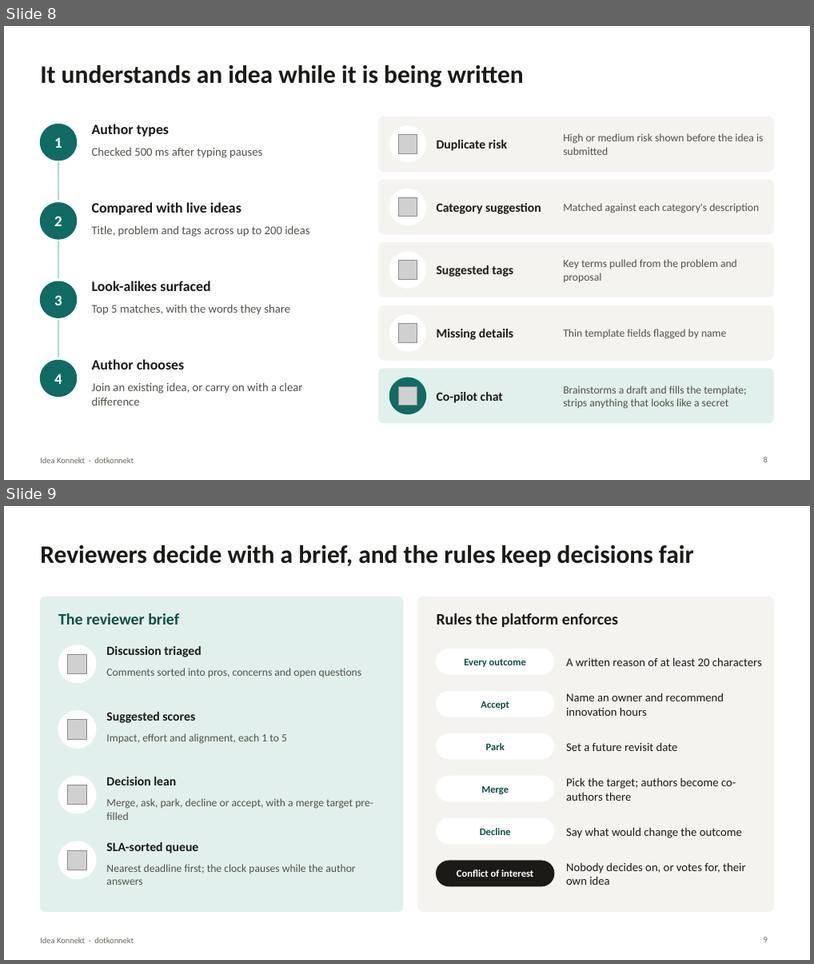
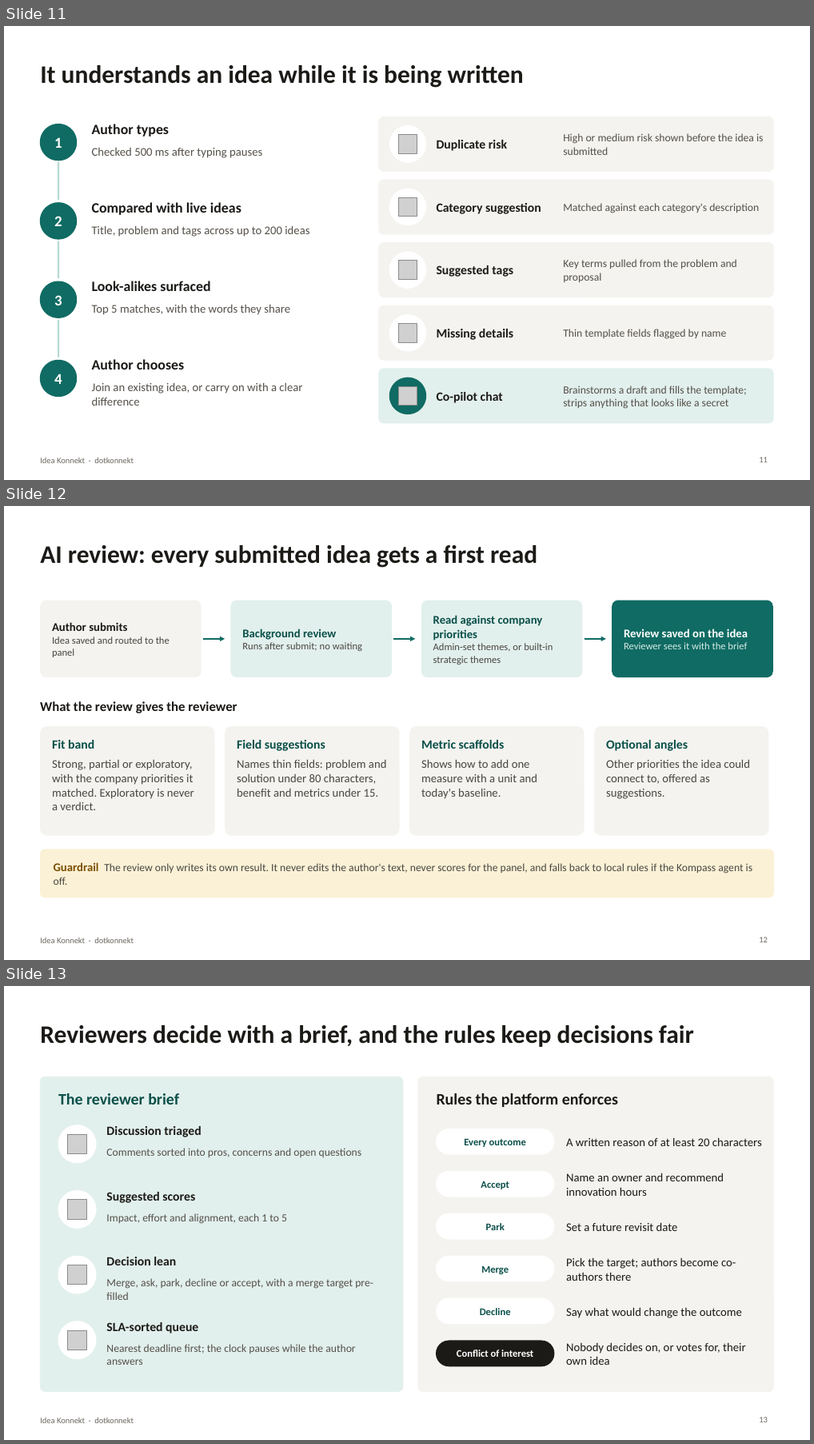
Before and after one commit to AmrithNiyogi/Idea-Hub, a slide deck: docs/project_docs/Idea_Konnekt_Demo.pptx. Shown one above the other, each under a label of ours: slides 8 and 9 before the commit, slides 11, 12 and 13 after it. The pictures are 814x964 and 814x1444 pixels, drawn with LibreOffice and Linux fonts; fonts in the diff are those of the drawing; grey boxes stand for pictures. Boxes give left, top, right and bottom in pixels: in the first picture for what was removed or moved away, otherwise in the second. Text is boxed around its words. In the diff, an @@ line names an element or a change of style, - is before the commit and + after.

Commit message:
fix(ppt): updated the idea konnekt ppt

```diff
--- a/docs/project_docs/Idea_Konnekt_Demo.pptx
+++ b/docs/project_docs/Idea_Konnekt_Demo.pptx
@@ slide 12 added at (x1=4, y1=506, x2=810, y2=960), background #FFFFFF; not listed: 1 template element that a slide beside it also shows @@
@@ title added at (x1=40, y1=545, x2=538, y2=568), 30 pt, text #1C1A17, bold @@
+AI review: every submitted idea gets a first read
@@ rounded rectangle added at (x1=40, y1=600, x2=202, y2=678), fill #F4F3EF, 12 pt, text #4A4742 @@
+Author submits
+Idea saved and routed to the panel
@@ rounded rectangle added at (x1=231, y1=600, x2=392, y2=678), fill #E2F0ED, 12 pt, text #4A4742 @@
+Background review
+Runs after submit; no waiting
@@ rounded rectangle added at (x1=422, y1=600, x2=583, y2=678), fill #E2F0ED, 12 pt, text #4A4742 @@
+Read against company priorities
+Admin-set themes, or built-in strategic themes
@@ rounded rectangle added at (x1=613, y1=600, x2=774, y2=678), fill #0F6B63, 12 pt, text #D6EAE6 @@
+Review saved on the idea
+Reviewer sees it with the brief
@@ arrow added from (203, 639) to (225, 639), #0F6B63 1.75 pt @@
@@ arrow added from (394, 639) to (416, 639), #0F6B63 1.75 pt @@
@@ arrow added from (585, 639) to (606, 639), #0F6B63 1.75 pt @@
@@ text added at (x1=40, y1=701, x2=237, y2=713), 16 pt, text #1C1A17, bold @@
+What the review gives the reviewer
@@ rounded rectangle added at (x1=40, y1=726, x2=215, y2=836), fill #F4F3EF, 14 pt, text #4A4742 @@
+Fit band
+Strong, partial or exploratory, with the company priorities it matched. Exploratory is never a verdict.
@@ rounded rectangle added at (x1=225, y1=726, x2=400, y2=836), fill #F4F3EF, 14 pt, text #4A4742 @@
+Field suggestions
+Names thin fields: problem and solution under 80 characters, benefit and metrics under 15.
@@ rounded rectangle added at (x1=410, y1=726, x2=585, y2=836), fill #F4F3EF, 14 pt, text #4A4742 @@
+Metric scaffolds
+Shows how to add one measure with a unit and today's baseline.
@@ rounded rectangle added at (x1=594, y1=726, x2=770, y2=836), fill #F4F3EF, 14 pt, text #4A4742 @@
+Optional angles
+Other priorities the idea could connect to, offered as suggestions.
@@ rounded rectangle added at (x1=40, y1=849, x2=774, y2=898), fill #FBF1D6, 13 pt, text #4A4742 @@
+Guardrail The review only writes its own result. It never edits the author's text, never scores for the panel, and falls back to local rules if the Kompass agent is off.
@@ page number added at (x1=759, y1=936, x2=768, y2=942), 10 pt, text #6E6960 @@
+12
@@ what was slide 8 is now slide 11 @@
@@ page number at (x1=759, y1=456, x2=768, y2=462): text changed @@
-8
+11
@@ what was slide 9 is now slide 13 @@
@@ page number at (x1=759, y1=1416, x2=768, y2=1422): text changed @@
-9
+13
```
Also in this commit, not shown: 3 slides changed, 7 other slides added.
